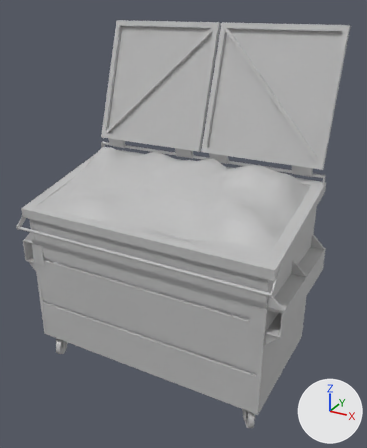
The FBX model Assets/Art_Assets/Streets/Dumpster/SM_DumpsterOpen.fbx: old version first, new version second.
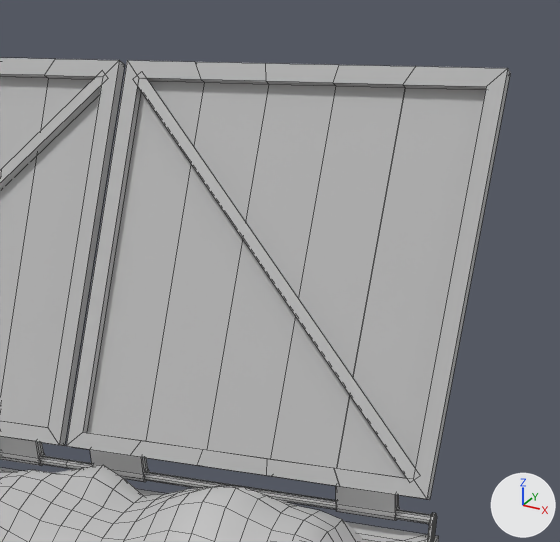
Each version appears first whole from a 50 mm camera at (1.32, -2.24, 2.04) aimed at (0.04, 0.09, 0.87), and next in a close-up on the part from 49% to 100% of the width and 0% to 41% of the height. The lights are fixed; the arrows at lower right show +X, +Y and +Z. The close-ups show mesh edges as thin lines. Where no turn or scale is listed for an object, it has been applied to the vertices. Vertices at the same position are counted once.

The scene before the commit, as lines of its bpy script (objects in view):
```python
me_mesh = bpy.data.meshes.new('Mesh')
me_mesh.from_pydata(...)  # 2056 vertices, 1883 faces; spans x -0.79..0.79, y -0.41..0.64, z 0.0..1.93
me_mesh.materials.append(mat_lambert1)  # grey #bcbcbc
ob_sm_dumpsteropen = bpy.data.objects.new('SM_DumpsterOpen', me_mesh)
ob_sm_dumpsteropen.location = (0.0, 0.0, 0.0)
```
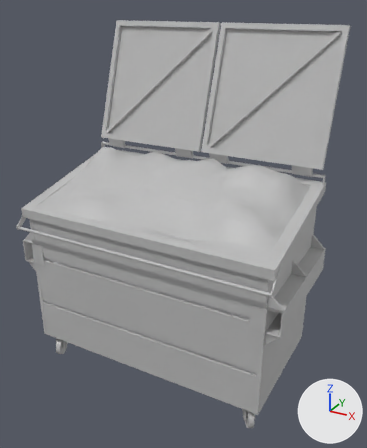
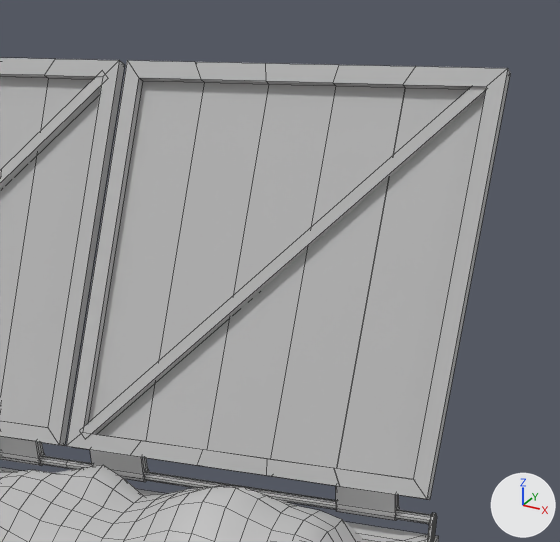
Changed parts and their boxes [x1, y1, x2, y2] in the close-ups (560 x 542 px; the box of a moved part takes in the faces that stretch with it):
part 1 of me_mesh, moved or reshaped
    before: [138, 78, 415, 479]
    after: [79, 87, 486, 439]

Edits to the bpy script that builds the scene:
```text
Change me_mesh:
    where me_mesh.from_pydata(...)  # 2056 vertices, 1883 faces; spans x -0.79..0.79, y -0.41..0.64, z 0.0..1.93
    used by ob_sm_dumpsteropen; location = (0.0, 0.0, 0.0)
    me_mesh part 1: the loose piece of 8 vertices spanning x 0.03..0.7, y 0.37..0.61, z 1.24..1.91 is multiplied about its middle by the matrix ((0.046, 0.344, 0.938), (-0.353, 0.884, -0.307), (-0.934, -0.317, 0.162))
```
